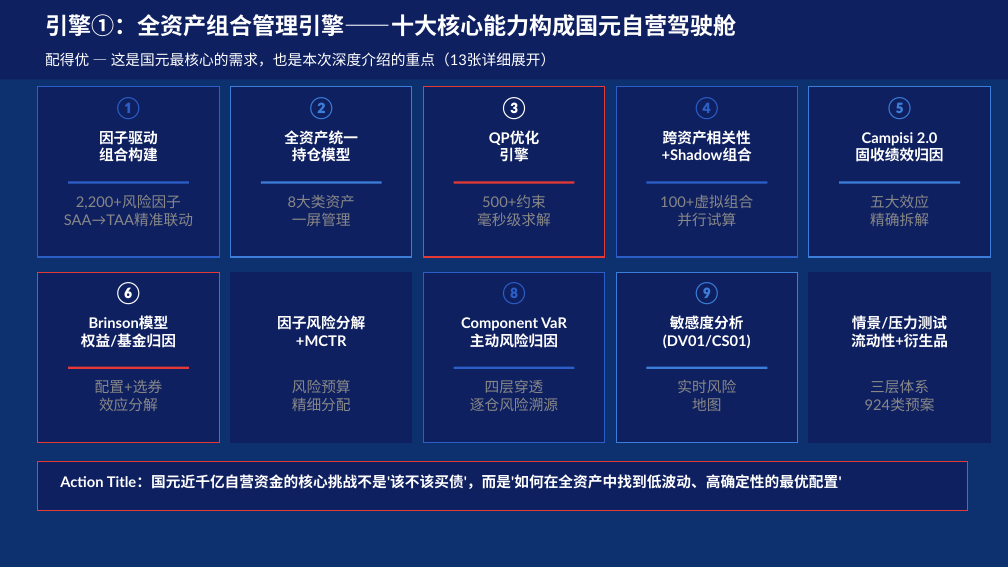
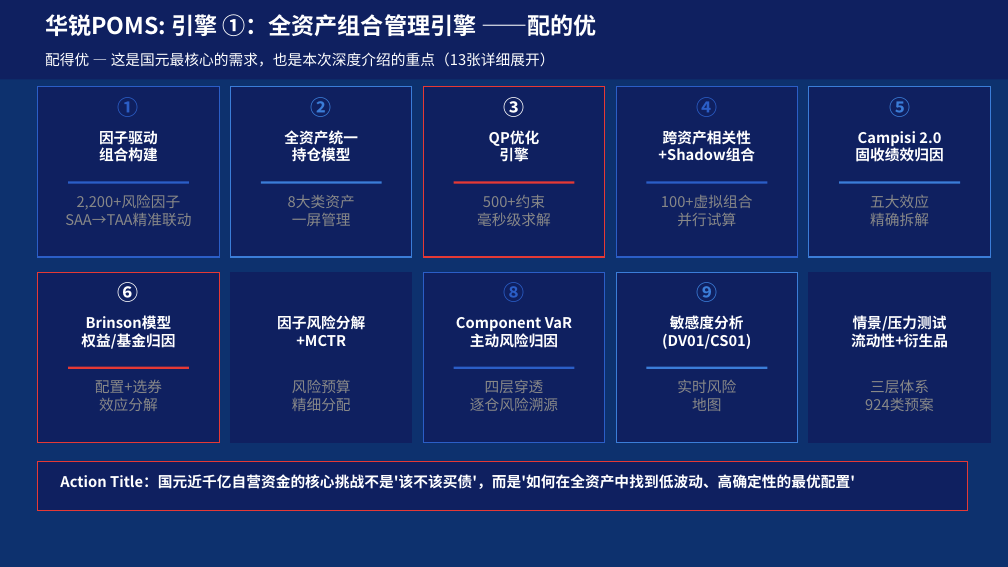
Before and after one commit to BellyFish99/ficc-projDocs, a slide deck: slide 32 of gy/gy_ppt.pptx (slide 15 before the commit). Drawn at 1008x567 pixels with LibreOffice and Linux fonts; fonts in the diff are those of the drawing; background and template pictures are left out. Boxes give left, top, right and bottom in pixels: in the first picture for what was removed or moved away, otherwise in the second. Text is boxed around its words. In the diff, an @@ line names an element or a change of style, - is before the commit and + after.

```diff
--- a/gy/gy_ppt.pptx
+++ b/gy/gy_ppt.pptx
@@ text at (45, 14, 596, 36): text changed; font Lato to Noto Sans CJK SC @@
-引擎①：全资产组合管理引擎——十大核心能力构成国元自营驾驶舱
+华锐POMS: 引擎 ①：全资产组合管理引擎 ——配的优
@@ font Lato to Noto Sans CJK SC in 25 elements at (45, 52, 555, 67), (118, 97, 139, 117), (65, 195, 191, 226), (311, 97, 332, 117), (288, 195, 355, 226), (504, 97, 525, 117), (489, 130, 540, 162), (477, 195, 551, 226), (696, 97, 717, 117), (658, 130, 755, 162), (661, 195, 753, 226), (889, 97, 910, 117), (855, 131, 943, 162), (118, 282, 139, 302), (81, 315, 175, 349), (95, 380, 162, 411), (277, 315, 365, 346), (504, 282, 525, 302), (456, 317, 572, 348), (470, 380, 558, 411), (696, 282, 717, 302), (662, 315, 751, 349), (851, 315, 948, 348), (865, 380, 934, 411), (60, 474, 855, 489) @@
```
Also in this commit, not shown: 31 other slides changed, 23 slides added, 11 slides removed, 36 other files.
